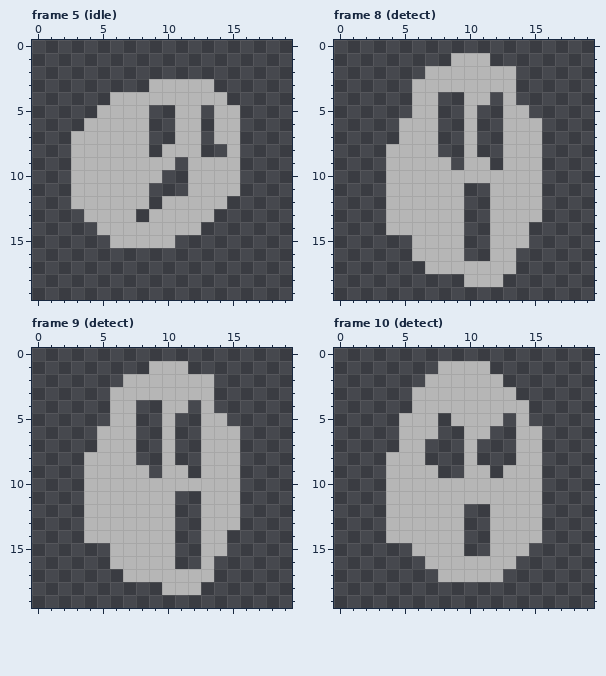
Pixel-art file -- Drillbird_sprites/Characters/Enemies/Ghast/workfile_tiny_ghost.aseprite. Above is the file before it was changed.
20x20 pixels, 17 frames. Shown: frame 5 (idle), frame 8 (detect), frame 9 (detect), frame 10 (detect). The commit also changed other frames, which this record leaves out.
The result:
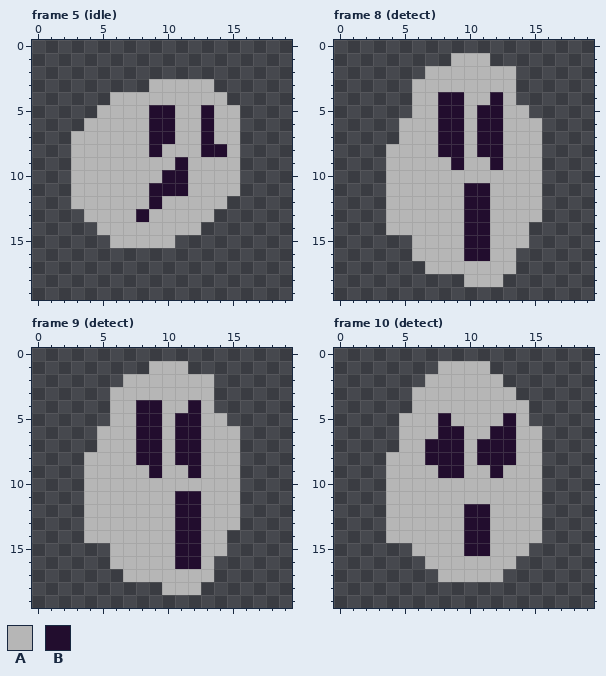
Palette (. is transparent): A #b6b6b6  B #220d2e
What changed:
Frame 5 (idle), layer "Layer 1":
y 5..7: x 9..10 .. -> BB; x 13 . -> B
y 8: x 9 . -> B; x 13..14 .. -> BB
y 9: x 11 . -> B
y 10: x 10..11 .. -> BB
y 11: x 9..11 ... -> BBB
y 12: x 9 . -> B
y 13: x 8 . -> B
Frame 8 (detect), layer "Layer 1":
y 4: x 8..9 .. -> BB; x 12 . -> B
y 5..8: x 8..9 .. -> BB; x 11..12 .. -> BB
y 9: x 9 . -> B; x 12 . -> B
y 11..16: x 10..11 .. -> BB
Frame 9 (detect), layer "Layer 1":
y 4: x 8..9 .. -> BB; x 12 . -> B
y 5..8: x 8..9 .. -> BB; x 11..12 .. -> BB
y 9: x 9 . -> B; x 12 . -> B
y 11..16: x 11..12 .. -> BB
Frame 10 (detect), layer "Layer 1":
y 5: x 8 . -> B; x 13 . -> B
y 6: x 8..9 .. -> BB; x 12..13 .. -> BB
y 7..8: x 7..9 ... -> BBB; x 11..13 ... -> BBB
y 9: x 8..9 .. -> BB; x 12 . -> B
y 12..15: x 10..11 .. -> BB
Boxes around the changes in both pictures, in picture pixels (x1, y1, x2, y2):
added: (136, 105, 227, 222)
added: (438, 92, 503, 261)
added: (136, 400, 201, 569)
added: (425, 413, 516, 556)
